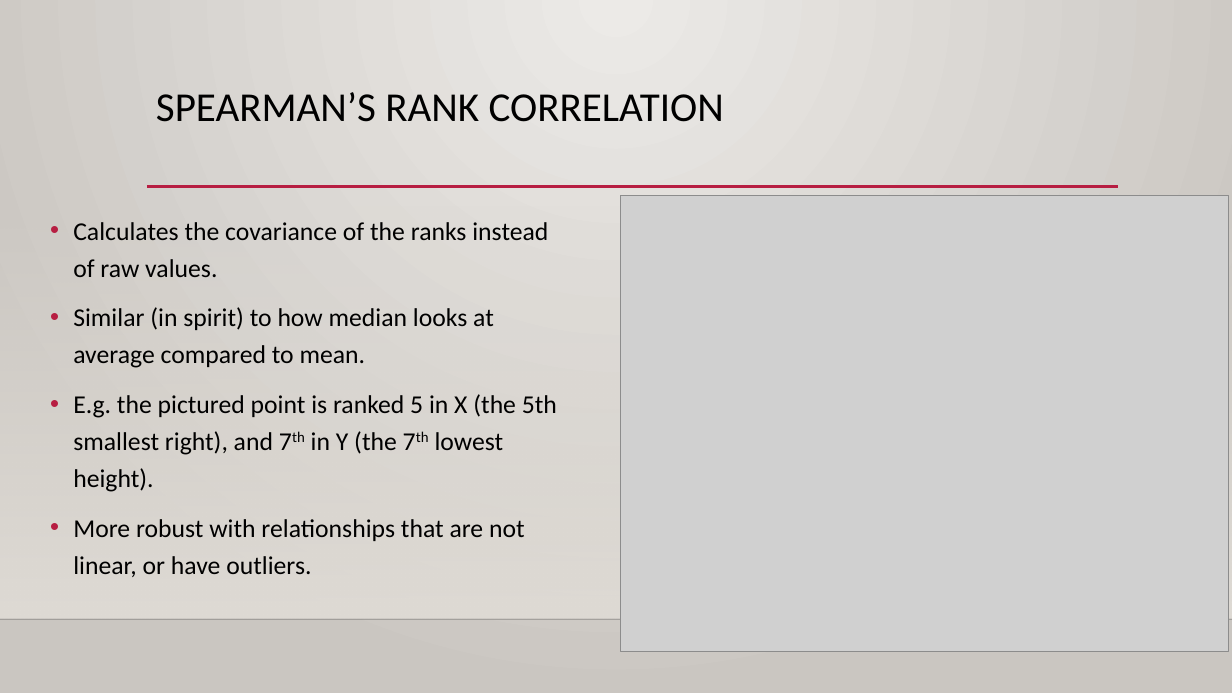
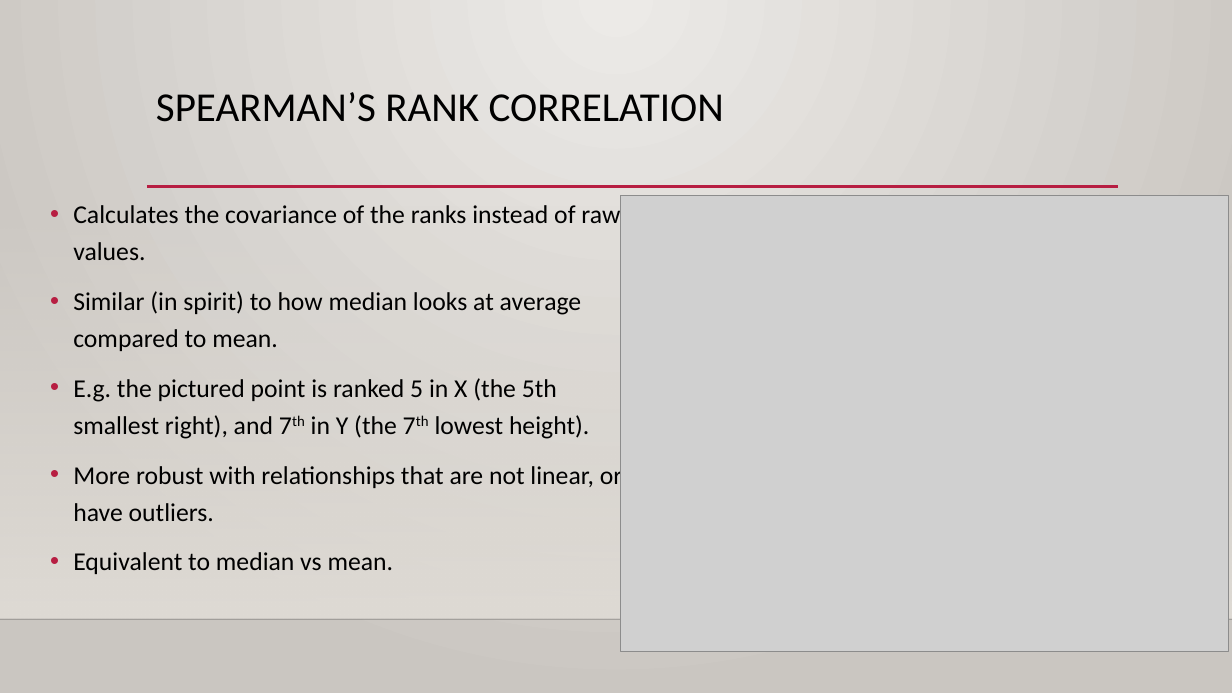
Before and after one commit to SedemSetor/Basic_Stats_in_Python_Student_Repository, a slide deck: slide 21 of reference_material/slides/011_Correlation_Scatter.pptx (slide 17 before the commit). Drawn at 1232x693 pixels with LibreOffice and Linux fonts; fonts in the diff are those of the drawing; grey boxes stand for pictures; background and template pictures are left out. Boxes give left, top, right and bottom in pixels: in the first picture for what was removed or moved away, otherwise in the second. Text is boxed around its words. In the diff, an @@ line names an element or a change of style, - is before the commit and + after.

```diff
--- a/reference_material/slides/011_Correlation_Scatter.pptx
+++ b/reference_material/slides/011_Correlation_Scatter.pptx
@@ text "Calculates the covariance of the ...": place and size @@
-text "Calculates the covariance of the ..." at [73, 222, 557, 577]
+text "Calculates the covariance of the ..." at [73, 205, 622, 574]
@@ text at [73, 552, 394, 574]: paragraph added @@
+• Equivalent to median vs mean.
```
Also in this commit, not shown: 5 other slides changed, 4 slides added, 2 other files.
